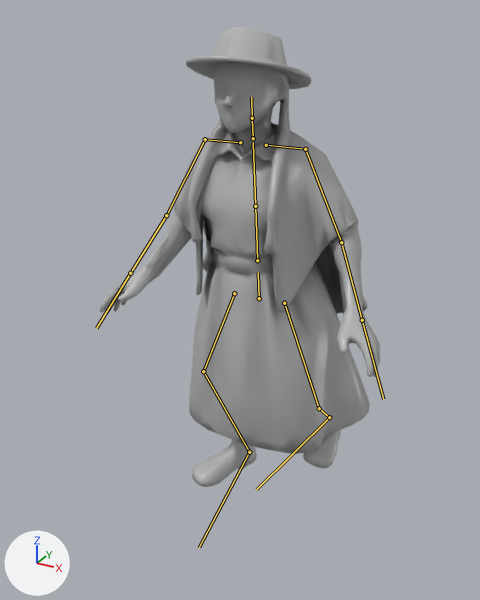
The glTF model app/story/models/campesina.glb, before and after one commit.
Before and after are seen from a 50 mm lens placed at (0.929, -1.917, 1.775), pointed at (-0.079, -0.085, 0.858). The lights are fixed; the arrows at lower left show +X, +Y and +Z. The first picture is the older version. Both versions are drawn at frame 21 of the action 'Walk'; the numbers are the values there. The bones that bend it are drawn over the model as lines.

The first picture shows 'Campesina'.
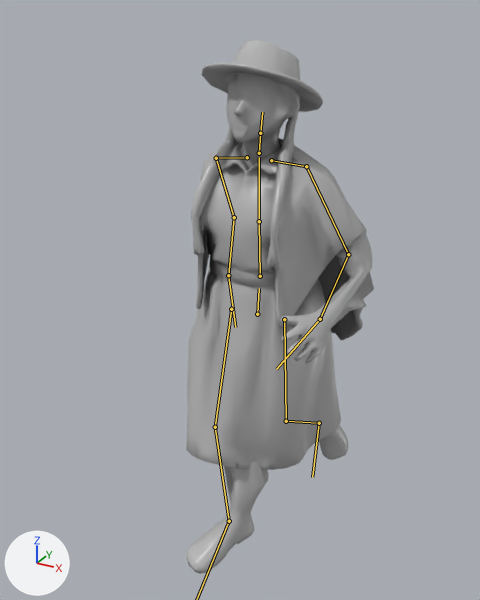
Commit message: feat(web): figures walk with Mixamo motion capture

Location of each change, (x1, y1, x2, y2) in pixels of the pictures (480 x 600 px):
'Campesina', posed (33% narrower, 16% taller)
    before: (100, 27, 381, 487)
    after: (186, 40, 374, 574)
bone 'hips', root to tip
    before: (259, 298) to (258, 272)
    after: (257, 314) to (259, 288)
bone 'spine', root to tip
    before: (257, 260) to (255, 206)
    after: (260, 276) to (259, 221)
bone 'chest', root to tip
    before: (255, 206) to (253, 142)
    after: (259, 221) to (259, 157)
bone 'neck', root to tip
    before: (253, 138) to (252, 118)
    after: (259, 153) to (260, 133)
bone 'shoulder.L', root to tip
    before: (266, 145) to (305, 149)
    after: (271, 160) to (306, 166)
bone 'upper_arm.L', root to tip
    before: (305, 149) to (341, 242)
    after: (306, 166) to (348, 254)
bone 'forearm.L', root to tip
    before: (341, 242) to (362, 320)
    after: (348, 254) to (320, 319)
bone 'hand.L', root to tip
    before: (362, 320) to (383, 399)
    after: (320, 319) to (276, 369)
bone 'shoulder.R', root to tip
    before: (240, 142) to (205, 139)
    after: (247, 157) to (216, 158)
bone 'upper_arm.R', root to tip
    before: (205, 139) to (166, 215)
    after: (216, 158) to (234, 217)
bone 'forearm.R', root to tip
    before: (166, 215) to (130, 273)
    after: (234, 217) to (228, 275)
bone 'hand.R', root to tip
    before: (130, 273) to (96, 328)
    after: (228, 275) to (235, 327)
bone 'thigh.L', root to tip
    before: (284, 303) to (319, 408)
    after: (284, 319) to (286, 421)
bone 'shin.L', root to tip
    before: (319, 408) to (329, 417)
    after: (286, 421) to (319, 423)
bone 'foot.L', root to tip
    before: (329, 417) to (256, 489)
    after: (319, 423) to (312, 477)
bone 'thigh.R', root to tip
    before: (234, 293) to (203, 371)
    after: (231, 309) to (215, 427)
bone 'shin.R', root to tip
    before: (203, 371) to (249, 452)
    after: (215, 427) to (229, 521)

The edits, one by one:
Bone 'hips' (bone_hips) moves from (-0.006, 0.021, 0.0) to (0.003, -0.024, 0.027).
Bone 'hips' (bone_hips) turns from (3, 1, 1) to (-1, 8, -3) degrees about its own x, y and z.
Bone 'spine' (bone_spine) turns from (2, 0, -1) to (3, -6, 3) degrees about its own x, y and z.
Bone 'chest' (bone_chest) turns from (0, -1, 0) to (-3, -4, 0) degrees about its own x, y and z.
Bone 'neck' (bone_neck) turns from (0, 0, 0) to (-4, 0, -2) degrees about its own x, y and z.
Bone 'shoulder.L' (bone_shoulder_l) turns from (0, 0, 0) to (0, 8, -11) degrees about its own x, y and z.
Bone 'upper_arm.L' (bone_upper_arm_l) turns from (-15, -1, 15) to (-8, 0, 26) degrees about its own x, y and z.
Bone 'forearm.L' (bone_forearm_l) turns from (-8, -1, -9) to (-42, -17, -43) degrees about its own x, y and z.
Bone 'hand.L' (bone_hand_l) turns from (0, 0, 0) to (-10, 13, -21) degrees about its own x, y and z.
Bone 'shoulder.R' (bone_shoulder_r) turns from (0, 0, 0) to (-8, -1, -9) degrees about its own x, y and z.
Bone 'upper_arm.R' (bone_upper_arm_r) turns from (-17, 3, -13) to (7, -7, -50) degrees about its own x, y and z.
Bone 'forearm.R' (bone_forearm_r) turns from (-9, 1, 10) to (-21, 4, 21) degrees about its own x, y and z.
Bone 'hand.R' (bone_hand_r) turns from (0, 0, 0) to (-1, -28, -11) degrees about its own x, y and z.
Bone 'thigh.L' (bone_thigh_l) turns from (-3, 0, 0) to (-5, -3, 15) degrees about its own x, y and z.
Bone 'shin.L' (bone_shin_l) turns from (45, 0, 0) to (48, 6, -37) degrees about its own x, y and z.
Bone 'foot.L' (bone_foot_l) turns from (-43, 0, 0) to (22, -23, 30) degrees about its own x, y and z.
Bone 'thigh.R' (bone_thigh_r) turns from (3, 0, 0) to (-37, 10, -21) degrees about its own x, y and z.
Bone 'shin.R' (bone_shin_r) turns from (5, 0, 0) to (22, 1, 35) degrees about its own x, y and z.
Bone 'foot.R' (bone_foot_r) turns from (-7, 0, 0) to (17, 9, -12) degrees about its own x, y and z.
